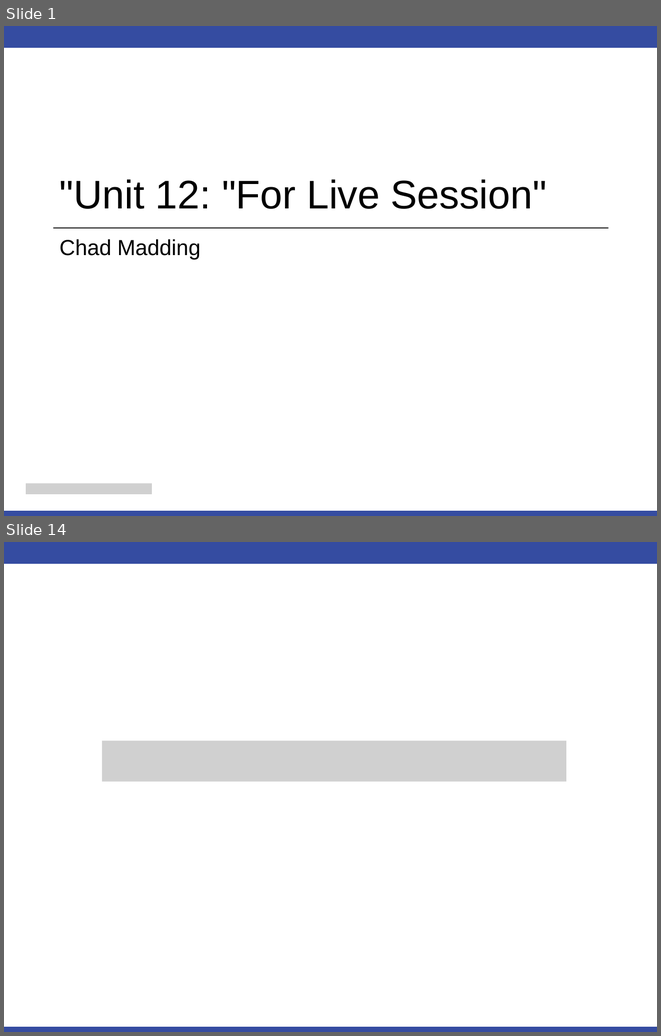
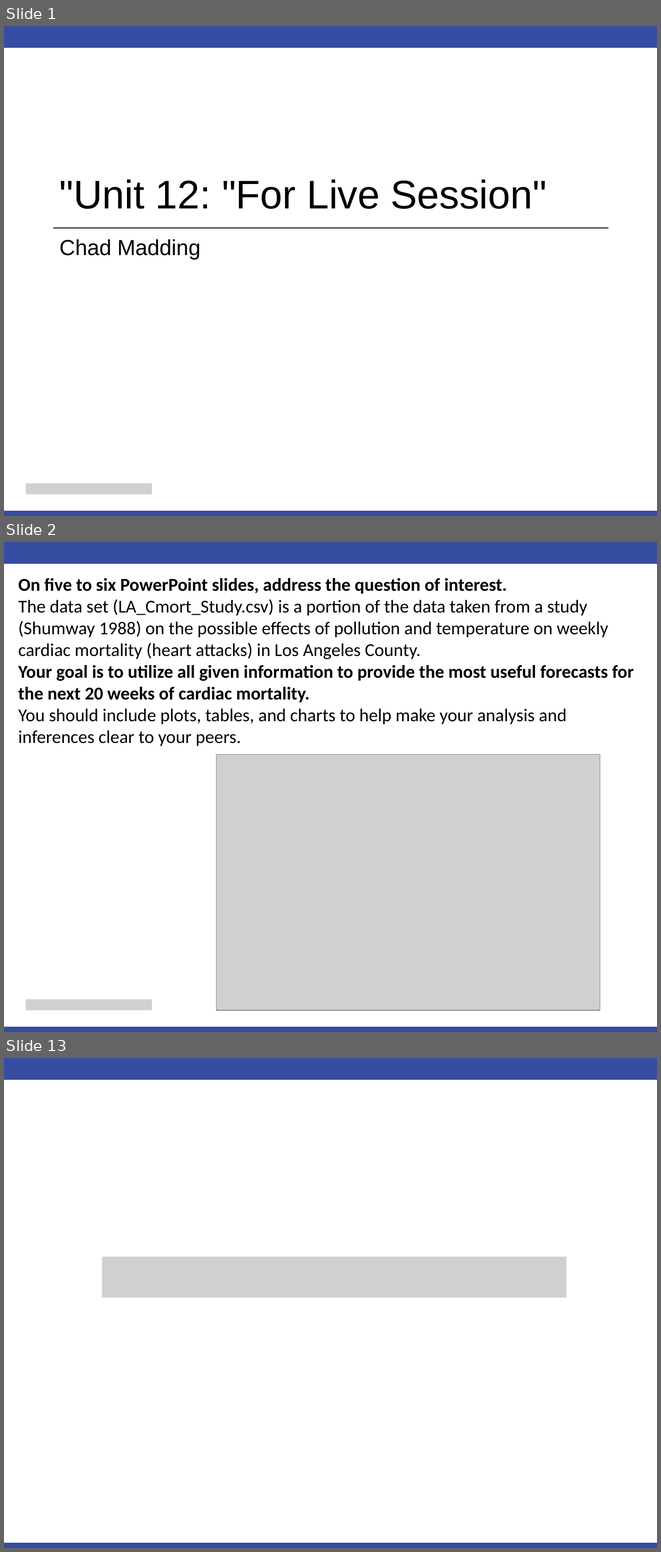
Before and after one commit to cmadding/MSDS6373, a slide deck: Unit12/Chad_Madding_Unit 12 For Live Session.pptx. Shown one above the other, each under a label of ours: slides 1 and 14 before the commit, slides 1, 2 and 13 after it; the slides between them are not shown. The pictures are 661x1036 and 661x1552 pixels, drawn with LibreOffice and Linux fonts; fonts in the diff are those of the drawing; grey boxes stand for pictures. Boxes give left, top, right and bottom in pixels: in the first picture for what was removed or moved away, otherwise in the second. Text is boxed around its words. In the diff, an @@ line names an element or a change of style, - is before the commit and + after.

Commit message:
Updated Unit 12 informmation and added weather data to the final project.

```diff
--- a/Unit12/Chad_Madding_Unit 12 For Live Session.pptx
+++ b/Unit12/Chad_Madding_Unit 12 For Live Session.pptx
@@ slide 2 added at [4,542,657,1032], background #FFFFFF; not listed: 2 template elements that a slide beside it also shows @@
@@ text added at [18,578,634,746], 20 pt, text #000000 @@
+On five to six PowerPoint slides, address the question of interest.
+The data set (LA_Cmort_Study.csv) is a portion of the data taken from a study (Shumway 1988) on the possible effects of pollution and temperature on weekly cardiac mortality (heart attacks) in Los Angeles County.
+Your goal is to utilize all given information to provide the most useful forecasts for the next 20 weeks of cardiac mortality.
+You should include plots, tables, and charts to help make your analysis and inferences clear to your peers.
@@ picture added at [216,754,600,1010] @@
@@ picture added at [26,999,151,1010] @@
@@ what was slide 14 is now slide 13 @@
```
Also in this commit, not shown: 1 slide changed, 9 other slides added, 11 slides removed, 17 other files.
